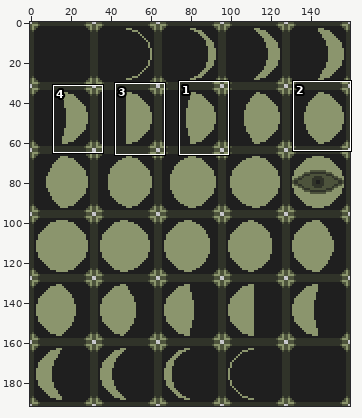
File history of a pixel-art file, Assets/Resources/Sprite/Moon.aseprite. The picture above shows the old version from afar; the outline marks the close-up.
Close-up. Before the edit:
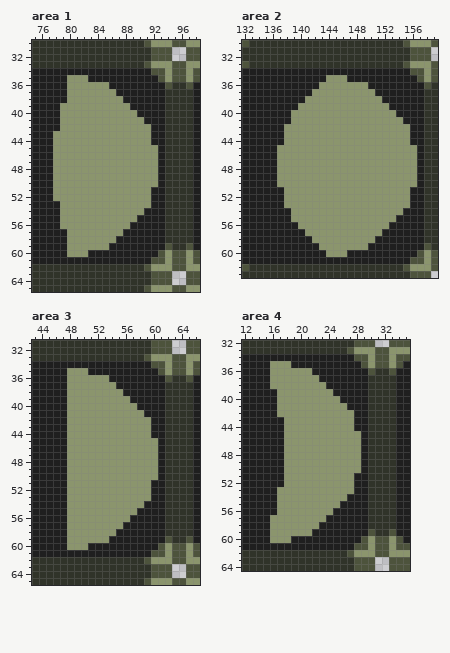
160x192 pixels, 1 frame. Shown: area 1: x 75..98, y 30..65; area 2: x 132..159, y 30..63; area 3: x 43..66, y 31..65; area 4: x 12..35, y 32..64. The commit also changed other parts of the picture, which this record leaves out.
Now the later version:
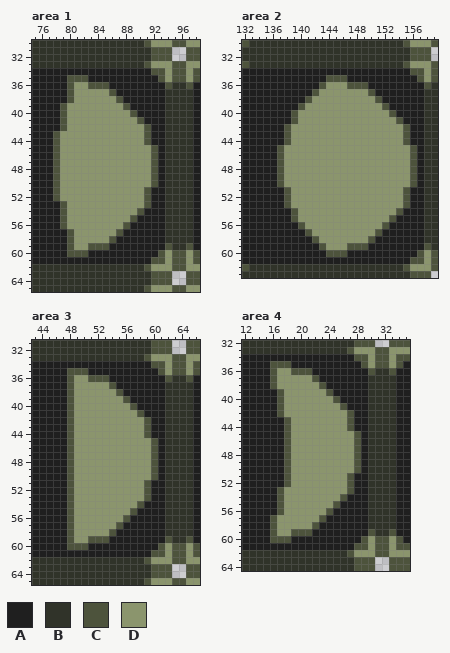
Palette (. is transparent): A #1f1f1f  B #303329  C #4d533c  D #8b956d
Changes in this commit:
Changed rows in their new state; - is an unchanged pixel.
Area 1, layer "Layer 1":
first column x 78:
35 --CCC----------
36 --C--CCC-------
37 --C-----C------
38 --C------C-----
39 -C--------C----
40 -C---------C---
41 -C----------C--
42 -C-----------C-
43 C------------C-
44 C------------C-
45 C-------------C
46 C-------------C
47 C-------------C
48 C-------------C
49 C-------------C
50 C-------------C
51 C------------C-
52 C------------C-
53 -C-----------C-
54 -C----------C--
55 -C---------C---
56 -C--------C----
57 --C------C-----
58 --C-----C------
59 --C--CCC-------
60 --CCC----------
Area 2, layer "Layer 1":
first column x 137:
35 -------CCC----------
36 ------C---CCC-------
37 -----C-------C------
38 ----C---------C-----
39 ---C-----------C----
40 --C-------------C---
41 --C--------------C--
42 -C----------------C-
43 -C----------------C-
44 -C----------------C-
45 C------------------C
46 C------------------C
47 C------------------C
48 C------------------C
49 C------------------C
50 C------------------C
51 -C----------------C-
52 -C----------------C-
53 -C----------------C-
54 --C--------------C--
55 --C-------------C---
56 ---C-----------C----
57 ----C---------C-----
58 -----C-------C------
59 ------C---CCC-------
60 -------CCC----------
Area 3, layer "Layer 1":
first column x 48:
35 CCC----------
36 C--CCC-------
37 C-----C------
38 C------C-----
39 C-------C----
40 C--------C---
41 C---------C--
42 C----------C-
43 C----------C-
44 C----------C-
45 C-----------C
46 C-----------C
47 C-----------C
48 C-----------C
49 C-----------C
50 C-----------C
51 C----------C-
52 C----------C-
53 C----------C-
54 C---------C--
55 C--------C---
56 C-------C----
57 C------C-----
58 C-----C------
59 C--CCC-------
60 CCC----------
Area 4, layer "Layer 1":
first column x 16:
35 CCC----------
36 C--CCC-------
37 C-----C------
38 C------C-----
39 -C------C----
40 -C-------C---
41 -C--------C--
42 -C---------C-
43 --C--------C-
44 --C--------C-
45 --C---------C
46 --C---------C
47 --C---------C
48 --C---------C
49 --C---------C
50 --C---------C
51 --C--------C-
52 --C--------C-
53 -C---------C-
54 -C--------C--
55 -C-------C---
56 -C------C----
57 C------C-----
58 C-----C------
59 C--CCC-------
60 CCC----------
Changed places in both close-ups, as pixel boxes (x1, y1, x2, y2):
changed: (53, 75, 158, 257)
changed: (277, 75, 417, 257)
changed: (67, 368, 158, 550)
changed: (270, 361, 361, 543)
